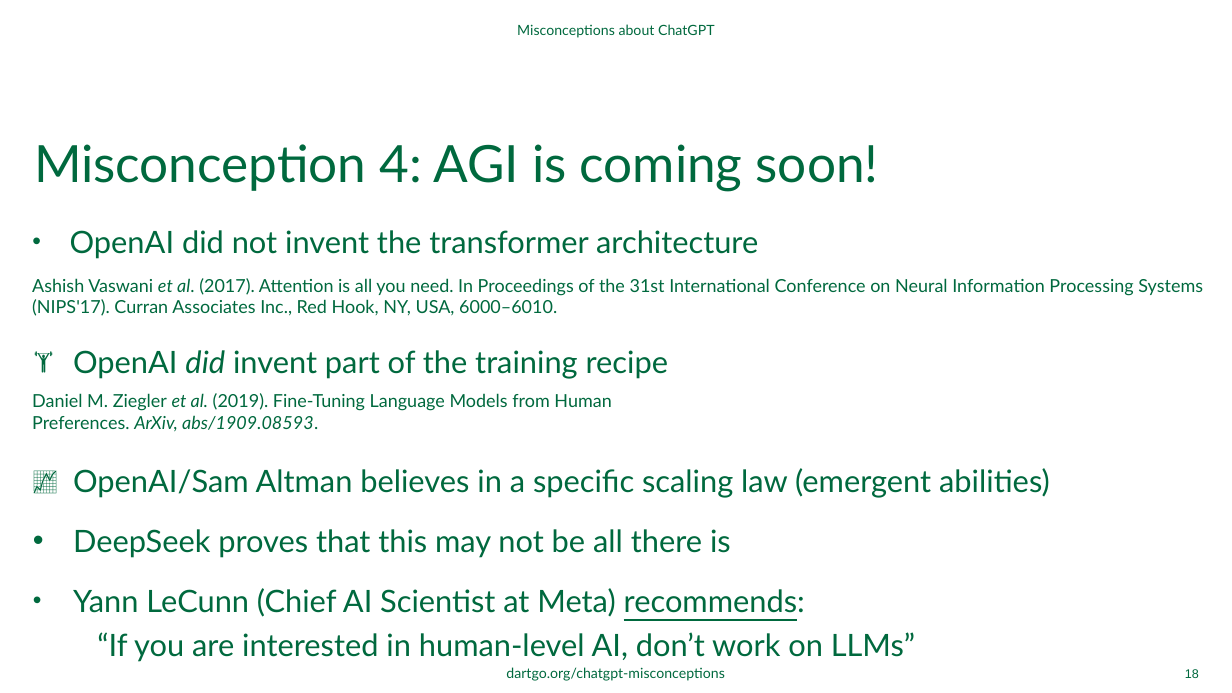
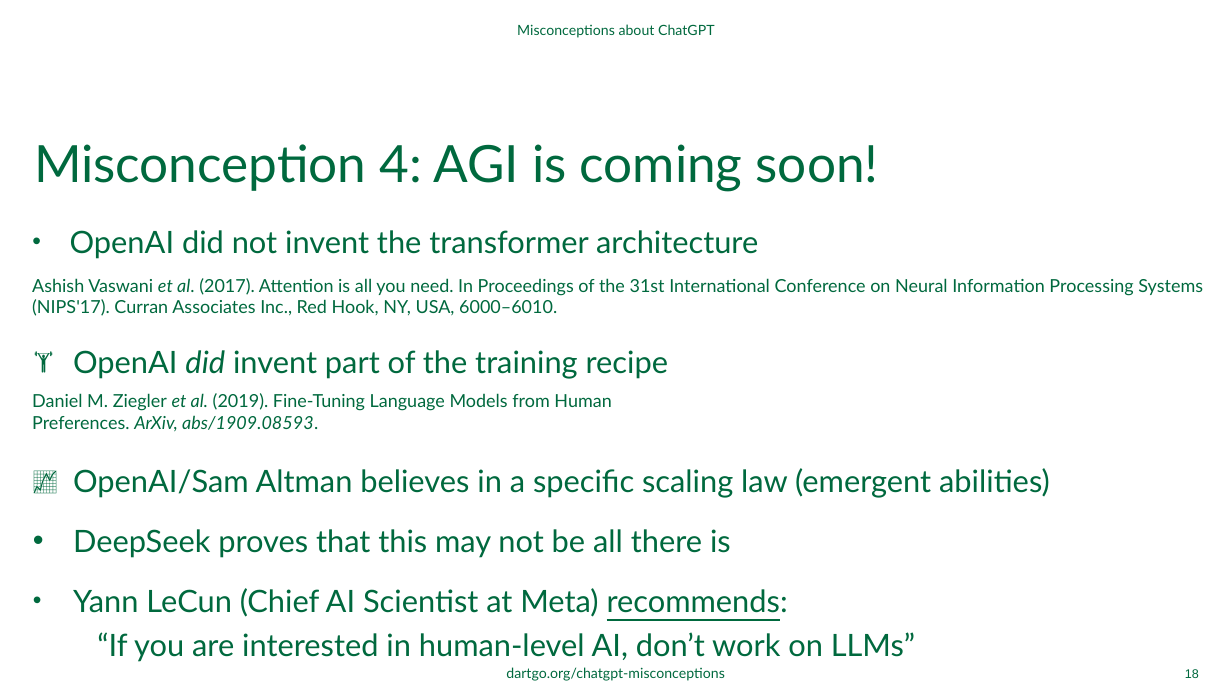
Before and after one commit to dartmouth/chatgpt-misconceptions, a slide deck: slide 18 of ppt/chatgpt-misconceptions.pptx. Drawn at 1232x693 pixels with LibreOffice and Linux fonts; fonts in the diff are those of the drawing; background and template pictures are left out. Boxes give left, top, right and bottom in pixels: in the first picture for what was removed or moved away, otherwise in the second. Text is boxed around its words. In the diff, an @@ line names an element or a change of style, - is before the commit and + after.

```diff
--- a/ppt/chatgpt-misconceptions.pptx
+++ b/ppt/chatgpt-misconceptions.pptx
@@ text at (x1=73, y1=588, x2=915, y2=662): text changed @@
-• Yann LeCunn (Chief AI Scientist at Meta) recommends:
-  “If you are interested in human-level AI, don’t work on LLMs”
+• Yann LeCun (Chief AI Scientist at Meta) recommends:
+  “If you are interested in human-level AI, don’t work on LLMs”
```
Also in this commit, not shown: 3 other files.
